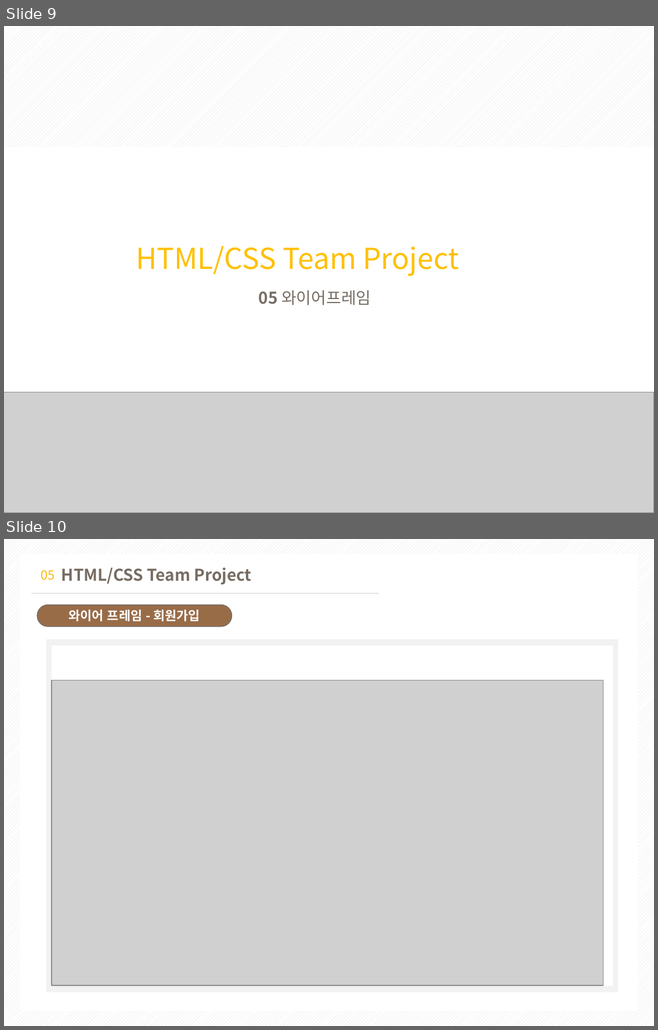
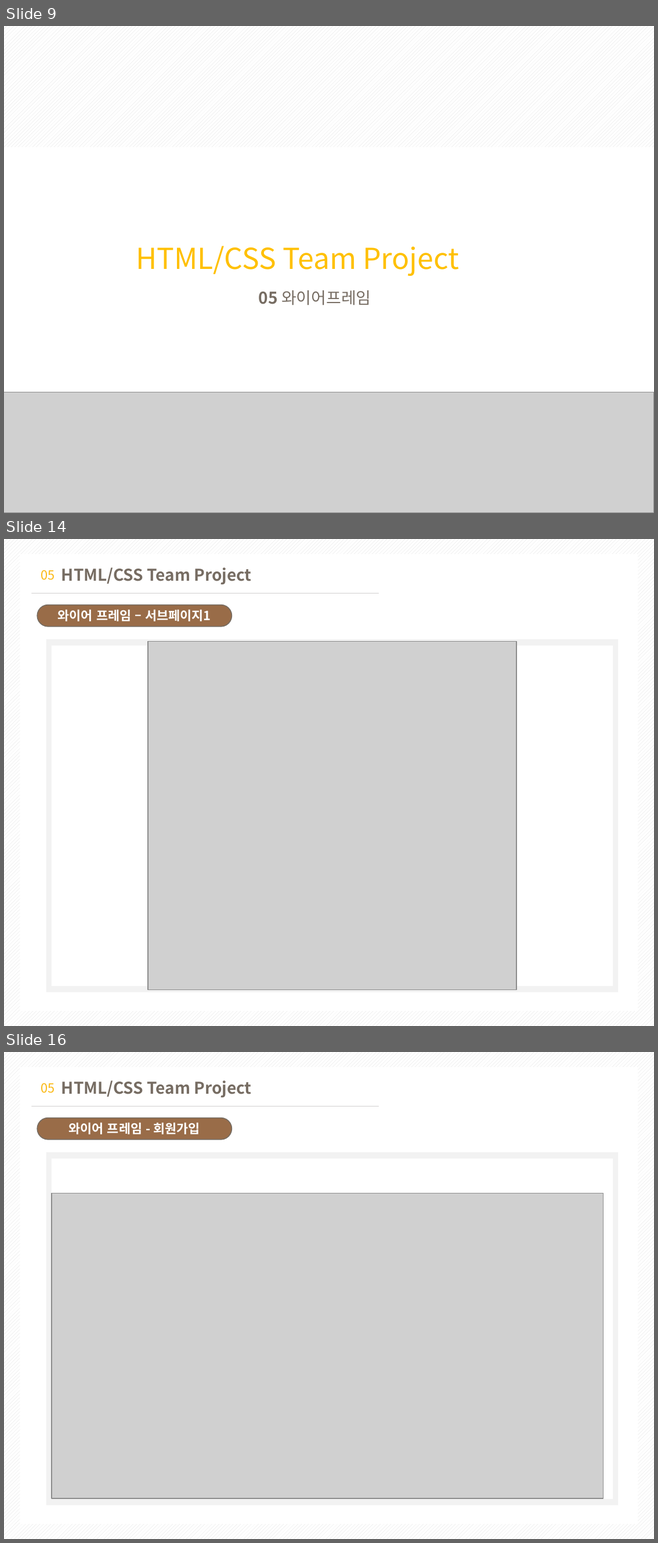
Before and after one commit to jeseung2/teamproject, a slide deck: pjt/teamPjt.pptx. Shown one above the other, each under a label of ours: slides 9 and 10 before the commit, slides 9, 14 and 16 after it; the slides between them are not shown. The pictures are 658x1030 and 658x1543 pixels, drawn with LibreOffice and Linux fonts; fonts in the diff are those of the drawing; grey boxes stand for pictures. Boxes give left, top, right and bottom in pixels: in the first picture for what was removed or moved away, otherwise in the second. Text is boxed around its words. In the diff, an @@ line names an element or a change of style, - is before the commit and + after.

```diff
--- a/pjt/teamPjt.pptx
+++ b/pjt/teamPjt.pptx
@@ slide 14 added at <box>4,539,654,1026</box>, background pattern #D9D9D9 on #FFFFFF; not listed: 2 template elements that a slide beside it also shows @@
@@ text added at <box>41,570,55,580</box>, 14 pt, text gradient #FBB915 to #FDB814 @@
+05
@@ text added at <box>61,567,252,585</box>, 18 pt, text #766C62, bold @@
+HTML/CSS Team Project
@@ rounded rectangle added at <box>37,605,231,626</box>, fill #996C48, outline #766C62 1 pt, 14 pt, text #FFFFFF, bold @@
+와이어 프레임 – 서브페이지1
@@ rectangle added at <box>46,640,618,993</box>, fill #F2F2F2 @@
@@ picture added at <box>148,642,516,990</box> @@
@@ rectangle added at <box>52,646,612,986</box>, fill #FFFFFF @@
@@ what was slide 10 is now slide 16 @@
```
Also in this commit, not shown: 5 other slides added, 11 other files.
